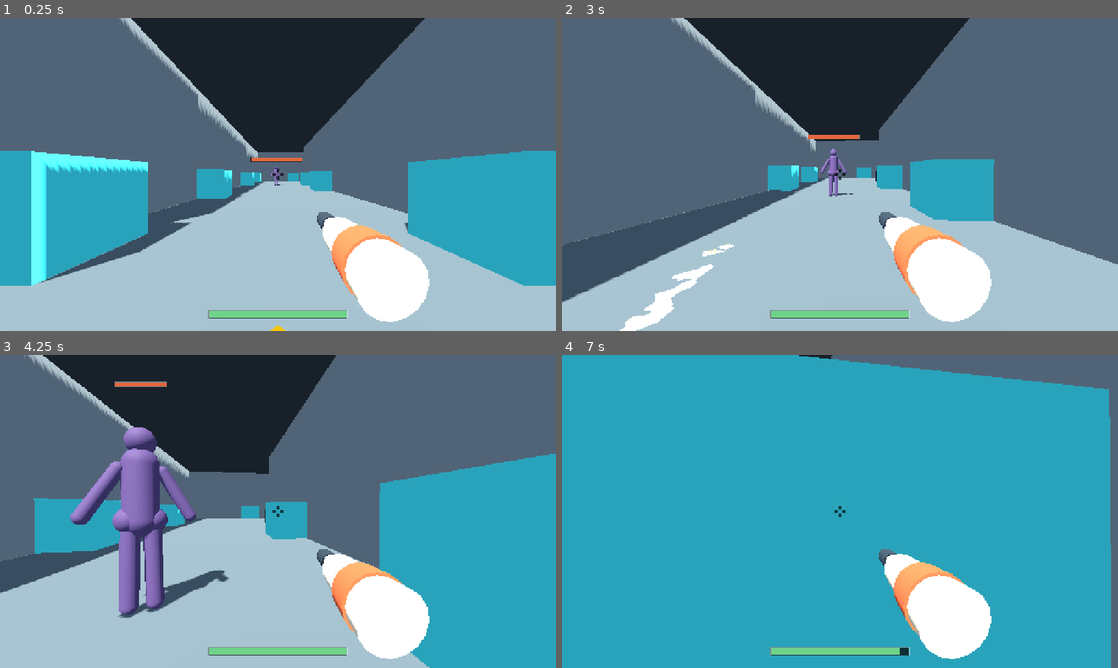
Above: before the commit, frames 1-4 (two rows, left to right).
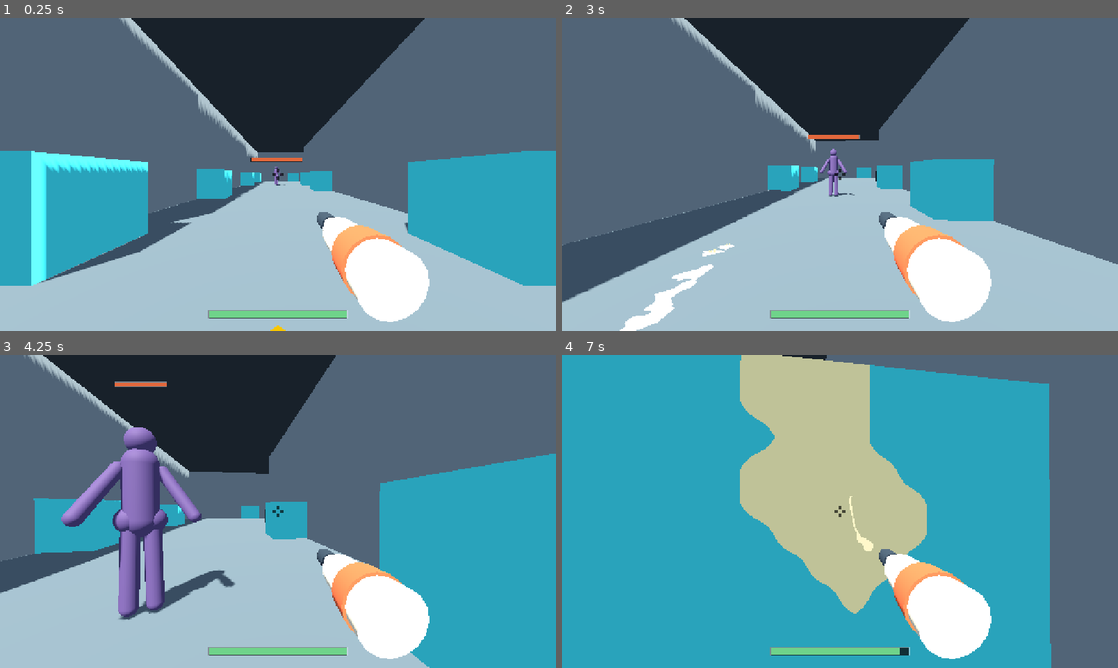
Above: after the commit, the same moments.

Repository: k3vin7/SauceIT-
Game: Godot game, scene res://main.tscn
Same seed, same stepped clock (60 frames per second), same inputs: the game is played once before the commit and once after it.
Inputs (mouse positions are in pixels of both pictures, inside the frame that each line leads up to):
- Up to frame 1 (0.25 s): no input
- Up to frame 2 (3 s): tap Enter at 0.5 s; move the mouse to (867, 174) at 0.52 s; hold Shift (run) 0.53-1.28 s; hold W (move_forward) from 0.53 s (still down); tap Space (jump) at 0.77, 1.52 s; move the mouse to (812, 174) at 1.27 s; click (812, 174) at 1.35 s; tap Shift (run) at 1.55 s; move the mouse to (851, 168) at 2.02 s; hold Shift (run) 2.03-2.78 s; move the mouse to (834, 180) at 2.77 s; tap R (wipe_screen) at 2.85 s
- Up to frame 3 (4.25 s): keep holding W (move_forward); tap Space (jump) at 3.02, 3.77 s; tap Shift (run) at 3.05 s; move the mouse to (316, 514) at 3.52 s; hold Shift (run) from 3.53 s (still down); tap Tab at 3.6 s
- Up to frame 4 (7 s): move the mouse to (795, 508) at 4.27 s; release Shift (run) at 4.28 s; tap 1 at 4.35 s; tap Space (jump) at 4.52, 6.02, 6.77 s; tap Shift (run) at 4.55, 5.85, 6.8 s; move the mouse to (845, 511) at 5.02 s; hold Shift (run) 5.03-5.78 s; tap 2 at 5.1 s; move the mouse to (817, 505) at 5.77 s; release W (move_forward) at 5.78 s; hold D (move_right) 5.78-6.53 s; move the mouse to (867, 511) at 6.52 s; press the mouse at (867, 511) at 6.53 s; hold W (move_forward) from 6.53 s (still down)

The runs differ from the first frame. In frame 1, less than 0.1% of the frame differs, in the area x 48-52%, y 47-54%; in frame 2, less than 0.1%; in frame 3, 1.2%; in frame 4, 28%, in the area x 32-99%, y 0-100%.

Commit message:
Turn it round so it walks at you frontwards

Diff:
--- a/scripts/enemy.gd
+++ b/scripts/enemy.gd
@@ -152,18 +152,25 @@
 	var hand_x := radius - arm_radius
 	var head_radius := h * 0.075
 	var leg_radius := h * 0.045
+	# How far the hands come forward. Enough to read as reaching for you from
+	# down the street, short of turning the figure into a slab.
+	var reach := h * 0.13
 	return [
 		# Head: a capsule with no barrel is a sphere, and its crown is the top
 		# of the whole figure.
 		[Vector3(0.0, half - head_radius, 0.0), Vector3(0.0, half - head_radius, 0.0), head_radius],
 		[Vector3(0.0, h * 0.30, 0.0), Vector3(0.0, 0.0, 0.0), h * 0.09],
 		[Vector3(-h * 0.055, 0.0, 0.0), Vector3(h * 0.055, 0.0, 0.0), h * 0.07],
-		# Arms, shoulder to hand, hanging out and down.
-		[Vector3(-h * 0.10, h * 0.27, 0.0), Vector3(-hand_x, h * 0.02, 0.0), arm_radius],
-		[Vector3(h * 0.10, h * 0.27, 0.0), Vector3(hand_x, h * 0.02, 0.0), arm_radius],
-		# Legs, hip to sole. Their feet are the bottom of the figure.
-		[Vector3(-h * 0.05, 0.0, 0.0), Vector3(-h * 0.06, -half + leg_radius, 0.0), leg_radius],
-		[Vector3(h * 0.05, 0.0, 0.0), Vector3(h * 0.06, -half + leg_radius, 0.0), leg_radius],
+		# Arms, shoulder to hand, out and down and reaching forward. The reach
+		# is what gives the figure a front at all: every other bone is on the
+		# x-y plane, so without it the body is symmetric back to front and there
+		# is no way to tell which way it is facing until it falls over.
+		[Vector3(-h * 0.10, h * 0.27, 0.0), Vector3(-hand_x, h * 0.02, -reach), arm_radius],
+		[Vector3(h * 0.10, h * 0.27, 0.0), Vector3(hand_x, h * 0.02, -reach), arm_radius],
+		# Legs, hip to sole. Their feet are the bottom of the figure, and are
+		# set a little forward of the hips for the same reason.
+		[Vector3(-h * 0.05, 0.0, 0.0), Vector3(-h * 0.06, -half + leg_radius, -h * 0.02), leg_radius],
+		[Vector3(h * 0.05, 0.0, 0.0), Vector3(h * 0.06, -half + leg_radius, -h * 0.02), leg_radius],
 	]
 
 
@@ -343,7 +350,13 @@
 		velocity.z = direction.z * move_speed
 		# Turned toward the player rather than snapped: a snap makes it read as
 		# a camera-facing sprite, and the stain on its back is worth seeing.
-		facing_yaw = rotate_toward(facing_yaw, atan2(direction.x, direction.z), turn_speed * delta)
+		# A body's front is its -z, so facing a direction is atan2 of its
+		# negation -- the same form `debug_aim_at` uses to point the player at
+		# something. Facing `atan2(direction.x, direction.z)` instead turns its
+		# *back* to the target: it walks at you backwards, and then topples onto
+		# that back, which looks for all the world like falling forwards.
+		facing_yaw = rotate_toward(facing_yaw,
+			atan2(-direction.x, -direction.z), turn_speed * delta)
 		_apply_pose()
 	else:
 		velocity.x = 0.0
--- a/tests/probe_enemy.gd
+++ b/tests/probe_enemy.gd
@@ -61,8 +61,9 @@
 	_check(absf(envelope.size.y - station.y * 2.0) < 0.02,
 		"the figure is %.2f m tall, not the %.2f m it claims" % [
 			envelope.size.y, station.y * 2.0])
-	# A person, not a pillar: taller than wide and much thinner than wide.
-	_check(envelope.size.z < envelope.size.x * 0.5,
+	# A person, not a pillar: much thinner front to back than it is wide, even
+	# with its arms out in front of it.
+	_check(envelope.size.z < envelope.size.x * 0.6,
 		"the figure is %.2f m deep against %.2f m wide, which is not a body shape" % [
 			envelope.size.z, envelope.size.x])
 	# One collider per bone, so what you can see is what you can hit.
@@ -103,6 +104,28 @@
 	var chase := enemy.global_position - before_turn
 	print("player stepped 18 m sideways; the enemy's next second went %.2v" % chase)
 	_check(chase.x > 0.5, "the enemy did not turn after the player, moving %.2f m on x" % chase.x)
+
+	# It has to be looking where it is going. Checked against the player rather
+	# than against its own -z, because its own axes cannot catch a yaw that is
+	# half a turn out -- they are wrong in exactly the same way. It walked at the
+	# player backwards for a while and every check here still passed.
+	var to_player: Vector3 = player.global_position - enemy.global_position
+	to_player.y = 0.0
+	var front: Vector3 = -enemy.global_transform.basis.z
+	var facing_dot := front.dot(to_player.normalized())
+	print("it is looking %.0f deg off the player it is walking at" % rad_to_deg(acos(clampf(facing_dot, -1.0, 1.0))))
+	_check(facing_dot > 0.9,
+		"the enemy walks at the player with its front %.0f deg away: it is going backwards"
+			% rad_to_deg(acos(clampf(facing_dot, -1.0, 1.0))))
+	# And the figure has to have a front to look with, or none of that is visible.
+	var shape: AABB = enemy._body_mesh.mesh.get_aabb()
+	print("silhouette reaches %.2f m forward of its spine and %.2f m behind it" % [
+		-shape.position.z, shape.end.z])
+	# It reaches further forward than its own back is thick, which is what makes
+	# the facing readable from down the street rather than only in the numbers.
+	_check(-shape.position.z - shape.end.z > enemy._rest_radius * 0.5,
+		"the figure reaches %.2f m forward and %.2f m back: which way it faces cannot be seen"
+			% [-shape.position.z, shape.end.z])
 
 	# --- sauce marks it and hurts it, off the same hit ---
 	var full: float = enemy.health
@@ -200,7 +223,11 @@
 
 	# --- killing it puts it on its back, over its own feet ---
 	var standing_sole: Vector3 = enemy.global_transform * Vector3(0.0, -enemy.height * 0.5, 0.0)
-	var facing: Vector3 = -enemy.global_transform.basis.z
+	# Which way "backwards" is, taken from the player it is facing rather than
+	# from its own axes: away from the player is the direction its back is in.
+	var away: Vector3 = enemy.global_position - player.global_position
+	away.y = 0.0
+	away = away.normalized()
 	enemy.health = enemy.sauce_damage_per_hit
 	_check(enemy.take_sauce_hit(), "the last point of health did not kill it")
 	_check(not enemy.is_alive(), "it is still alive at zero health")
@@ -212,18 +239,20 @@
 	var sole: Vector3 = enemy.global_transform * Vector3(0.0, -enemy.height * 0.5, 0.0)
 	var crown: Vector3 = enemy.global_transform * Vector3(0.0, enemy.height * 0.5, 0.0)
 	var drift := Vector2(sole.x - standing_sole.x, sole.z - standing_sole.z).length()
-	var backwards: float = (crown - sole).dot(facing)
-	print("went over in %d frames: angle %.1f deg, soles moved %.2f m, crown %.1f m %s of them, at y=%.2f" % [
+	var backwards: float = (crown - sole).dot(away)
+	print("went over in %d frames: angle %.1f deg, soles moved %.2f m, crown %.1f m %s from the player, at y=%.2f" % [
 		falling_frames, rad_to_deg(enemy.fall_angle), drift, absf(backwards),
-		"behind" if backwards < 0.0 else "ahead", crown.y])
+		"away" if backwards > 0.0 else "toward", crown.y])
 	_check(falling_frames > 1, "it snapped flat instead of toppling over %.2f s" % enemy.fall_duration)
 	_check(is_equal_approx(enemy.fall_angle, MayoEnemy.FLAT),
 		"it stopped at %.1f degrees rather than flat" % rad_to_deg(enemy.fall_angle))
 	# The feet are the axis: they stay put while everything above them swings.
 	_check(drift < 0.05, "its feet slid %.2f m instead of staying planted" % drift)
-	# And it goes over backwards, so its back takes the floor.
-	_check(backwards < -enemy.height * 0.8,
-		"its head ended %.2f m along its facing; it did not fall onto its back" % backwards)
+	# And it goes over backwards, so its back takes the floor: away from what it
+	# was facing, which is the player.
+	_check(backwards > enemy.height * 0.8,
+		"its head ended %.2f m toward the player; it fell on its face, not its back"
+			% -backwards)
 	# Resting on the ground rather than sunk into it or hovering over it.
 	print("at rest the body centre is %.2f m up, torso half-thickness %.2f m" % [
 		enemy.global_position.y, enemy._rest_radius])
--- a/tests/probe_harness.gd
+++ b/tests/probe_harness.gd
@@ -88,6 +88,15 @@
 		if world._net.is_online() and world.shooter_ids().size() != online:
 			return false
 	return true
+
+
+## Waits in real seconds. For the parts of the session that are rate-limited on
+## the wall clock, where a frame count says nothing about how much of a second
+## has gone by.
+func _wait_seconds(seconds: float) -> void:
+	var until := Time.get_ticks_msec() + int(seconds * 1000.0)
+	while Time.get_ticks_msec() < until:
+		await physics_frame
 
 
 ## Waits for something to be true rather than for a fixed number of frames.
@@ -440,8 +449,12 @@
 	var caller := await _session(1, 24741)
 	caller[0]._net.leave()
 	# Past the second the tries above have already used up this address's answer.
-	for _f in 80:
-		await physics_frame
+	# Waited on the clock rather than in frames: the block reply is limited to
+	# one a second per address on the wall clock, and a frame count is not a
+	# clock -- headless runs frames as fast as it can, and how fast that is
+	# depends on what the level costs to simulate. At 80 frames this passed on a
+	# bare floor and failed about half the time on the street.
+	await _wait_seconds(1.0 / MayoNet.BLOCK_REPLIES_PER_SECOND + 0.2)
 	caller[0]._net.lobby_code = "wrong"
 	caller[0]._net.join("127.0.0.1", 24737)
 	for _f in 40:
Not shown, changed: README.md
